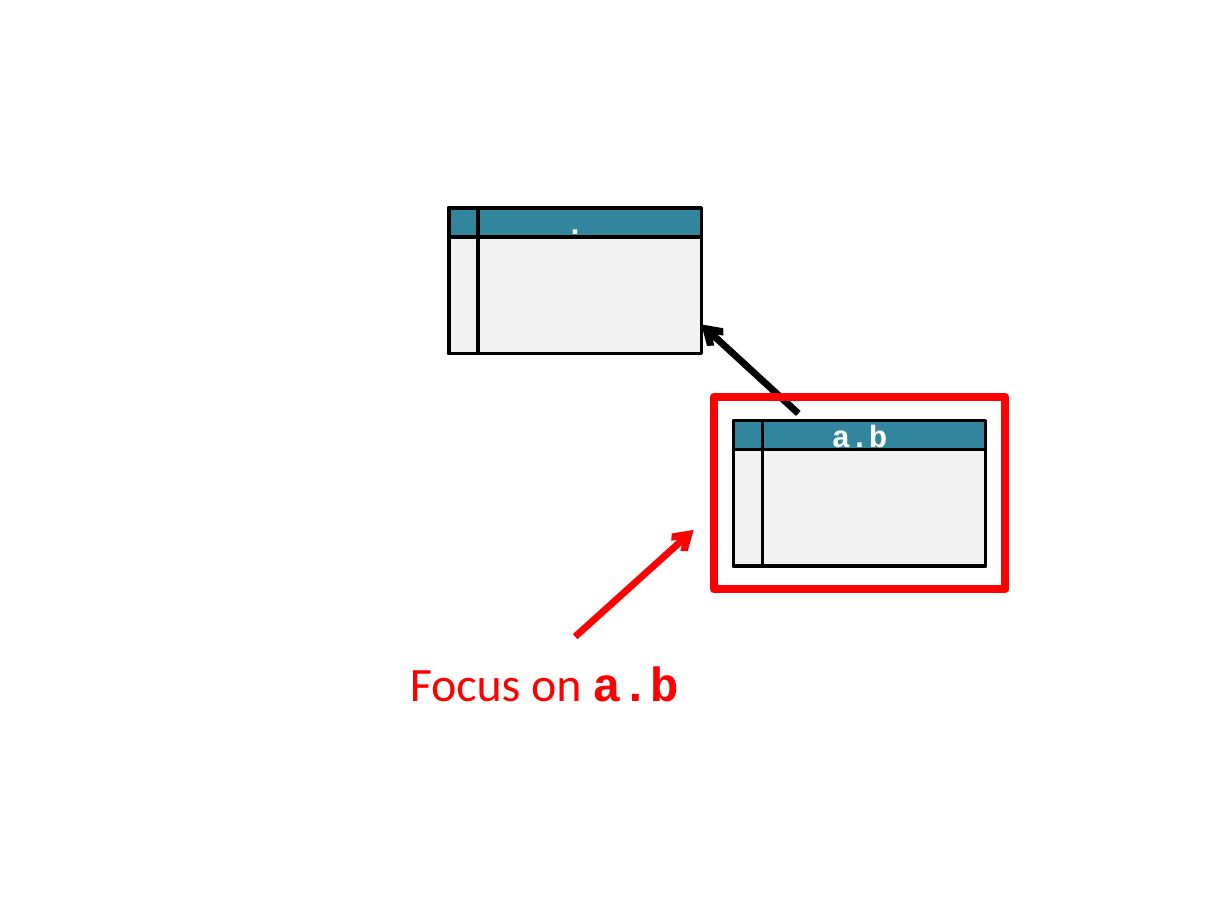
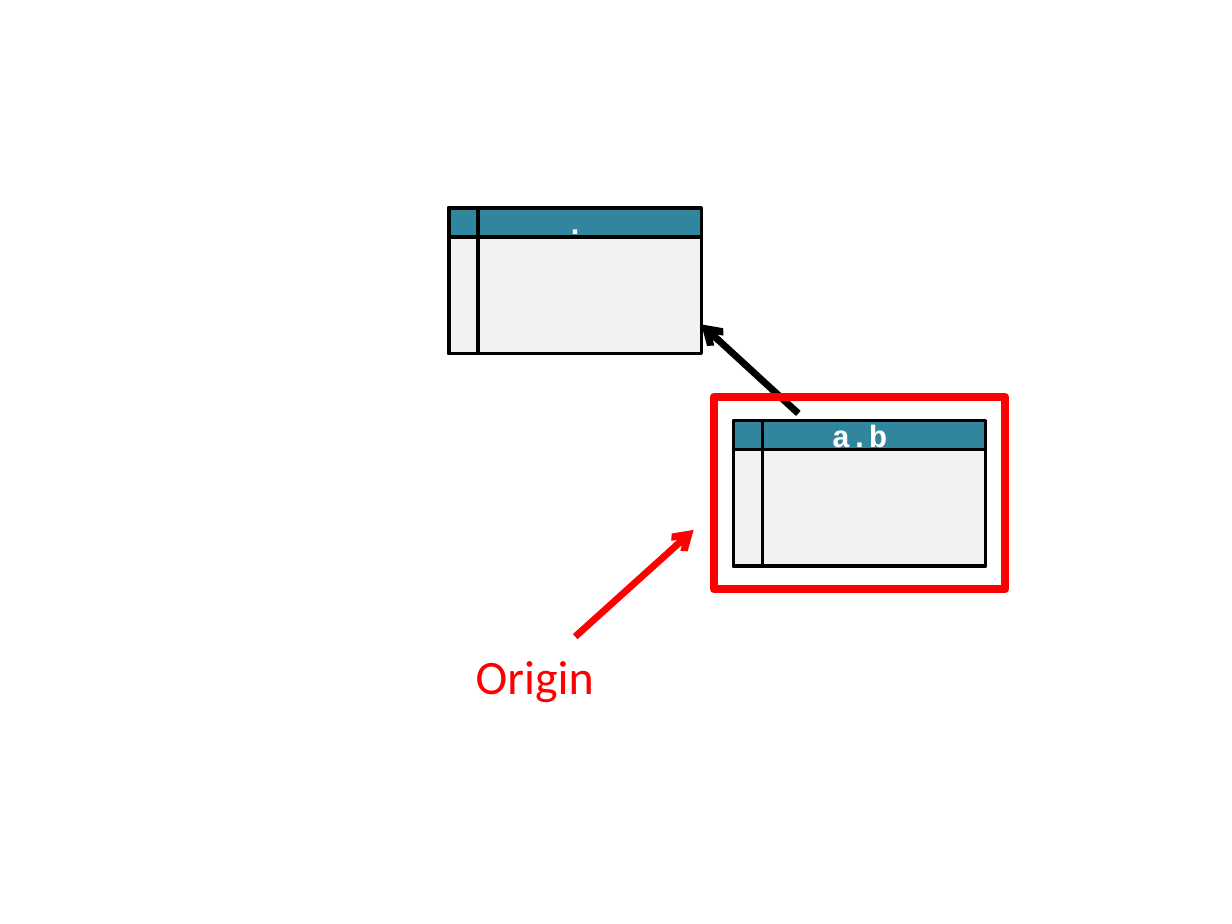
Before and after one commit to mozilla/jx-sqlite, a slide deck: slide 3 of docs/perspectives.pptx (slide 1 before the commit). Drawn at 1232x924 pixels with LibreOffice and Linux fonts; fonts in the diff are those of the drawing. Boxes give left, top, right and bottom in pixels: in the first picture for what was removed or moved away, otherwise in the second. Text is boxed around its words. In the diff, an @@ line names an element or a change of style, - is before the commit and + after.

Commit message:
update

```diff
--- a/docs/perspectives.pptx
+++ b/docs/perspectives.pptx
@@ text at [476, 661, 594, 703]: text changed @@
-Focus on a.b
+Origin
```
Also in this commit, not shown: 4 slides added, 3 slides removed.
